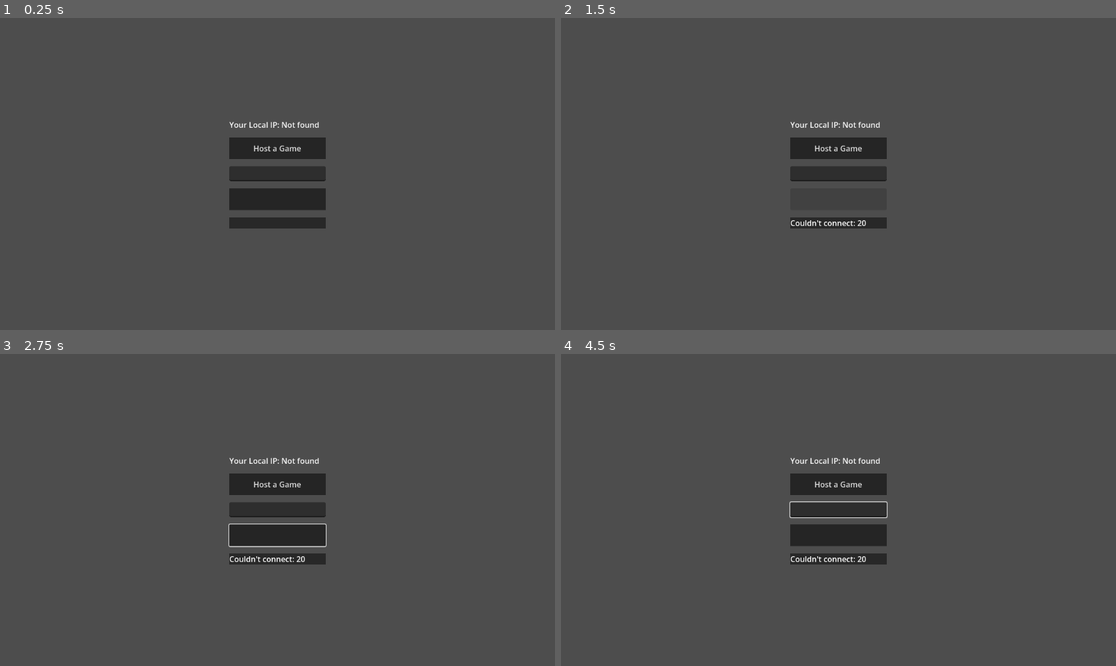
Above: before the commit, frames 1-4 (two rows, left to right).
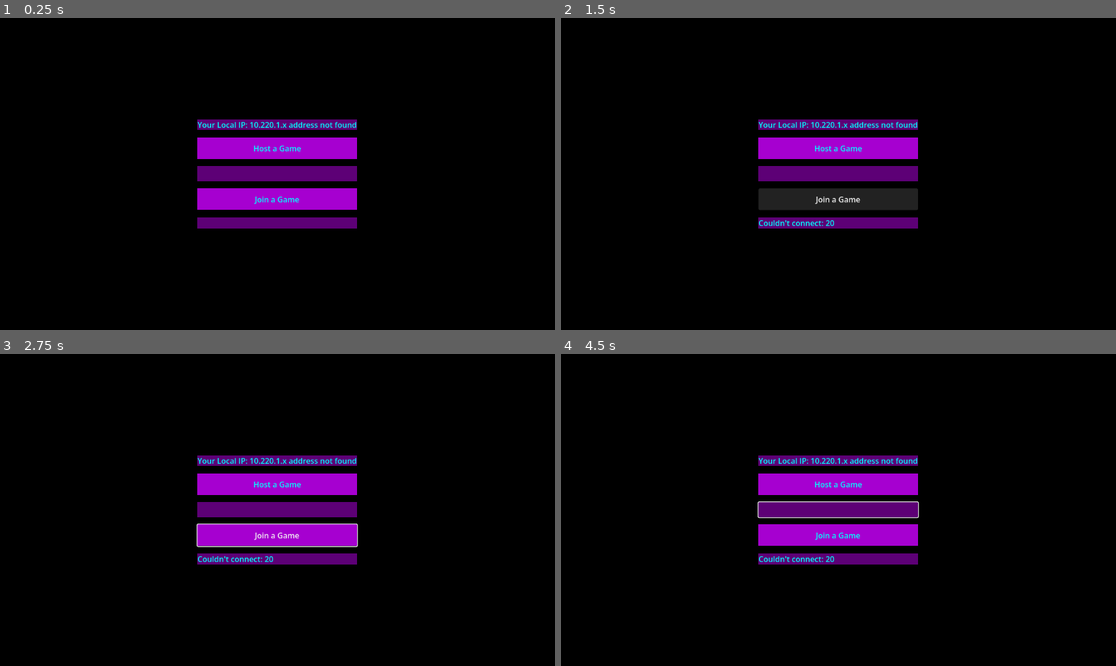
Above: after the commit, the same moments.

Repository: 548778-stack/dodge-ultimate
Game: Godot game, scene res://level_1.tscn
Two runs of this game, one before a commit and one after it. Both use one fixed random seed, a clock stepped at 60 frames per second and the inputs below. Before the commit the project starts from res://MainMenu.tscn.
Inputs (mouse positions are in pixels of both pictures, inside the frame that each line leads up to):
- Up to frame 1 (0.25 s): no input
- Up to frame 2 (1.5 s): click "Host a Game" at 0.5 s; click (838, 198) at 1.25 s
- Up to frame 3 (2.75 s): move the mouse to (399, 494) at 2.02 s; press the mouse at (399, 494) at 2.03 s; hold D (move_right) from 2.03 s (still down)
- Up to frame 4 (4.5 s): move the mouse to (727, 525) at 2.77 s; release D (move_right) at 2.78 s; release the mouse at (727, 525) at 2.78 s; hold S (move_backward) 2.78-3.53 s; click (727, 525) at 2.85 s; move the mouse to (894, 441) at 3.52 s; press the mouse at (894, 441) at 3.53 s; hold D (move_right) 3.53-4.28 s; move the mouse to (810, 572) at 4.27 s; release the mouse at (810, 572) at 4.28 s; hold W (move_forward) from 4.28 s (still down); click (810, 572) at 4.35 s

The runs differ from the first frame. In frame 1, 100% of the frame differs, in the area x 0-100%, y 0-100%; in frame 2, 100%; in frame 3, 100%; in frame 4, 100%.

Commit message:
added mainmenu to map

Diff:
--- a/MainMenu.tscn
+++ b/MainMenu.tscn
@@ -2,14 +2,20 @@
 
 [ext_resource type="Script" uid="uid://diaed1ff35lnu" path="res://main_menu.gd" id="1_i26rj"]
 
-[sub_resource type="StyleBoxFlat" id="StyleBoxFlat_kjwba"]
-bg_color = Color(0.14509805, 0.14509805, 0.14509805, 1)
+[sub_resource type="StyleBoxFlat" id="StyleBoxFlat_iwfq2"]
+bg_color = Color(0.3647059, 0, 0.4627451, 1)
+
+[sub_resource type="StyleBoxFlat" id="StyleBoxFlat_h7a2f"]
+bg_color = Color(0.6509804, 0, 0.8156863, 1)
+
+[sub_resource type="StyleBoxFlat" id="StyleBoxFlat_qoqlk"]
+bg_color = Color(0.3647059, 0, 0.4627451, 1)
 
 [sub_resource type="StyleBoxFlat" id="StyleBoxFlat_eiy7p"]
-bg_color = Color(0.14406255, 0.14406255, 0.14406249, 1)
+bg_color = Color(0.6509804, 0, 0.8156863, 1)
 
 [sub_resource type="StyleBoxFlat" id="StyleBoxFlat_i26rj"]
-bg_color = Color(0.15847227, 0.15847233, 0.15847221, 1)
+bg_color = Color(0.3647059, 0, 0.4627451, 1)
 
 [node name="MainMenu" type="Control" unique_id=778717172]
 layout_mode = 3
@@ -19,6 +25,15 @@
 grow_horizontal = 2
 grow_vertical = 2
 script = ExtResource("1_i26rj")
+
+[node name="ColorRect" type="ColorRect" parent="." unique_id=1105809956]
+layout_mode = 1
+anchors_preset = 15
+anchor_right = 1.0
+anchor_bottom = 1.0
+grow_horizontal = 2
+grow_vertical = 2
+color = Color(0, 0, 0, 1)
 
 [node name="CenterContainer" type="CenterContainer" parent="." unique_id=433309315]
 layout_mode = 1
@@ -34,23 +49,30 @@
 
 [node name="IPLabel" type="Label" parent="CenterContainer/VBoxContainer" unique_id=1077343744]
 layout_mode = 2
+theme_override_colors/font_color = Color(0, 1, 1, 1)
+theme_override_styles/normal = SubResource("StyleBoxFlat_iwfq2")
 
 [node name="HostButton" type="Button" parent="CenterContainer/VBoxContainer" unique_id=1103017553]
 custom_minimum_size = Vector2(200, 45)
 layout_mode = 2
-theme_override_styles/normal = SubResource("StyleBoxFlat_kjwba")
+theme_override_colors/font_color = Color(0, 1, 1, 1)
+theme_override_styles/normal = SubResource("StyleBoxFlat_h7a2f")
 text = "Host a Game"
 
 [node name="IPInput" type="LineEdit" parent="CenterContainer/VBoxContainer" unique_id=1998739091]
 layout_mode = 2
+theme_override_styles/normal = SubResource("StyleBoxFlat_qoqlk")
 
 [node name="JoinButton" type="Button" parent="CenterContainer/VBoxContainer" unique_id=2121847207]
 custom_minimum_size = Vector2(200, 45)
 layout_mode = 2
+theme_override_colors/font_color = Color(0, 1, 1, 1)
 theme_override_styles/normal = SubResource("StyleBoxFlat_eiy7p")
+text = "Join a Game"
 
 [node name="StatusLabel" type="Label" parent="CenterContainer/VBoxContainer" unique_id=1274011171]
 layout_mode = 2
+theme_override_colors/font_color = Color(0, 1, 1, 1)
 theme_override_styles/normal = SubResource("StyleBoxFlat_i26rj")
 
 [connection signal="pressed" from="CenterContainer/VBoxContainer/HostButton" to="." method="_host"]
--- a/level_1.tscn
+++ b/level_1.tscn
@@ -5,6 +5,7 @@
 [ext_resource type="PackedScene" uid="uid://hxmylvmbk4la" path="res://NeonCircleShape.tscn" id="4_ihfcg"]
 [ext_resource type="PackedScene" uid="uid://cihd1td4k5ewq" path="res://NeonSquareShape.tscn" id="4_rka8t"]
 [ext_resource type="PackedScene" uid="uid://p0m17yfj4cct" path="res://NeonTriangleShape.tscn" id="5_rka8t"]
+[ext_resource type="PackedScene" uid="uid://dnckn15c64gyj" path="res://MainMenu.tscn" id="6_5hph3"]
 
 [sub_resource type="BoxShape3D" id="BoxShape3D_ilcil"]
 size = Vector3(45, 1, 25)
@@ -249,3 +250,7 @@
 
 [node name="WorldEnvironment" type="WorldEnvironment" parent="." unique_id=533602089]
 environment = SubResource("Environment_ihfcg")
+
+[node name="CanvasLayer" type="CanvasLayer" parent="." unique_id=123623224]
+
+[node name="MainMenu" parent="CanvasLayer" unique_id=778717172 instance=ExtResource("6_5hph3")]
--- a/main_menu.gd
+++ b/main_menu.gd
@@ -1,10 +1,13 @@
 extends Control
+
+const GAME_SCENE := "res://Game3D.tscn"
 
 @onready var ip_input: LineEdit = $CenterContainer/VBoxContainer/IPInput
 @onready var status_label: Label = $CenterContainer/VBoxContainer/StatusLabel
 @onready var ip_label: Label = $CenterContainer/VBoxContainer/IPLabel
 
 func _ready() -> void:
+	Input.mouse_mode = Input.MOUSE_MODE_VISIBLE
 	ip_label.text = "Your Local IP: " + _get_local_ip()
 	$CenterContainer/VBoxContainer/HostButton.pressed.connect(_host)
 	$CenterContainer/VBoxContainer/JoinButton.pressed.connect(_join)
@@ -16,12 +19,12 @@
 	var peer := ENetMultiplayerPeer.new()
 	var error := peer.create_server(7000, 8)
 	if error != OK:
-		status_label.text = "Couldn't host: %s" % error
+		status_label.text = "Host error: %s" % error
 		return
 
 	multiplayer.multiplayer_peer = peer
-	status_label.text = "Hosting—waiting for a player..."
-	get_tree().change_scene_to_file("res://Game3D.tscn")
+	status_label.text = "Hosting..."
+	_go_to_game()
 
 func _join() -> void:
 	var peer := ENetMultiplayerPeer.new()
@@ -35,15 +38,27 @@
 
 func _get_local_ip() -> String:
 	for address in IP.get_local_addresses():
-		if address.contains(".") and not address.begins_with("127."):
+		if address.begins_with("10.220.1."):
 			return address
-	return "Not found"
+	return "10.220.1.x address not found"
 
 func _on_connected() -> void:
-	get_tree().change_scene_to_file("res://Game3D.tscn")
+	print("Guest: connected_to_server fired")
+	_go_to_game()
+
+func _go_to_game() -> void:
+	print("Loading scene: ", GAME_SCENE)
+	var error := get_tree().change_scene_to_file(GAME_SCENE)
+	if error != OK:
+		status_label.text = "Scene load error: %s" % error
+		push_error("Could not load %s (error %d)" % [GAME_SCENE, error])
 
 func _on_connection_failed() -> void:
 	status_label.text = "Connection failed. Check the IP and try again."
 
 func _on_server_disconnected() -> void:
 	status_label.text = "Host disconnected."
+
+func hide_menu() -> void:
+	hide()
+	Input.mouse_mode = Input.MOUSE_MODE_CAPTURED
--- a/player.gd
+++ b/player.gd
@@ -20,6 +20,7 @@
 
 @onready var charge_bar: ProgressBar = $CanvasLayer/ChargeBar
 @onready var crosshair: ColorRect = $CanvasLayer/CenterContainer/Crosshair
+@onready var menu = get_tree().get_first_node_in_group("main_menu")
 
 var color_default = Color(1, 1, 1, 0.5)
 var color_hover = Color(0, 1, 1, 1)
@@ -27,10 +28,17 @@
 var held_ball: RigidBody3D = null
 
 func _ready() -> void:
-	Input.mouse_mode = Input.MOUSE_MODE_CAPTURED
+	Input.mouse_mode = Input.MOUSE_MODE_VISIBLE
 	charge_bar.hide()
 
 func _unhandled_input(event: InputEvent) -> void:
+	if menu != null and menu.visible:
+		return
+	if event is InputEventMouseButton and event.pressed:
+		Input.mouse_mode = Input.MOUSE_MODE_CAPTURED
+	elif event.is_action_pressed("ui_cancel"):
+		Input.mouse_mode = Input.MOUSE_MODE_VISIBLE
+
 	if event is InputEventMouseMotion and Input.mouse_mode == Input.MOUSE_MODE_CAPTURED:
 		rotate_y(-event.relative.x * mouse_sensitivity)
 		camera.rotate_x(-event.relative.y * mouse_sensitivity)
--- a/project.godot
+++ b/project.godot
@@ -11,7 +11,7 @@
 [application]
 
 config/name="Dodge Ultimate"
-run/main_scene="uid://dnckn15c64gyj"
+run/main_scene="uid://d2kxyjcnuargs"
 config/features=PackedStringArray("4.6", "Mobile")
 config/icon="res://icon.svg"
 
Not shown, added: level_1.tscn5905215580.tmp
